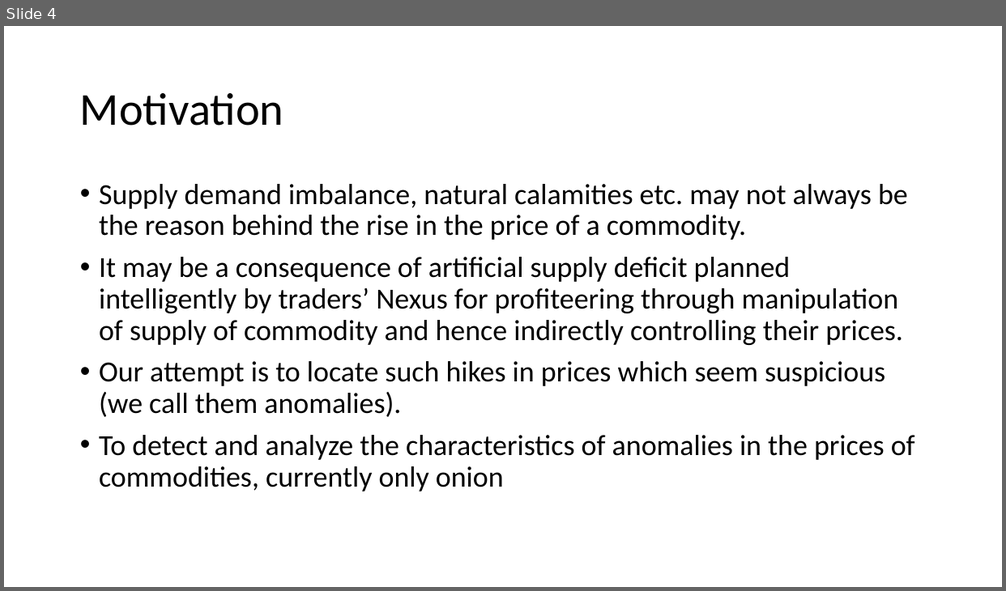
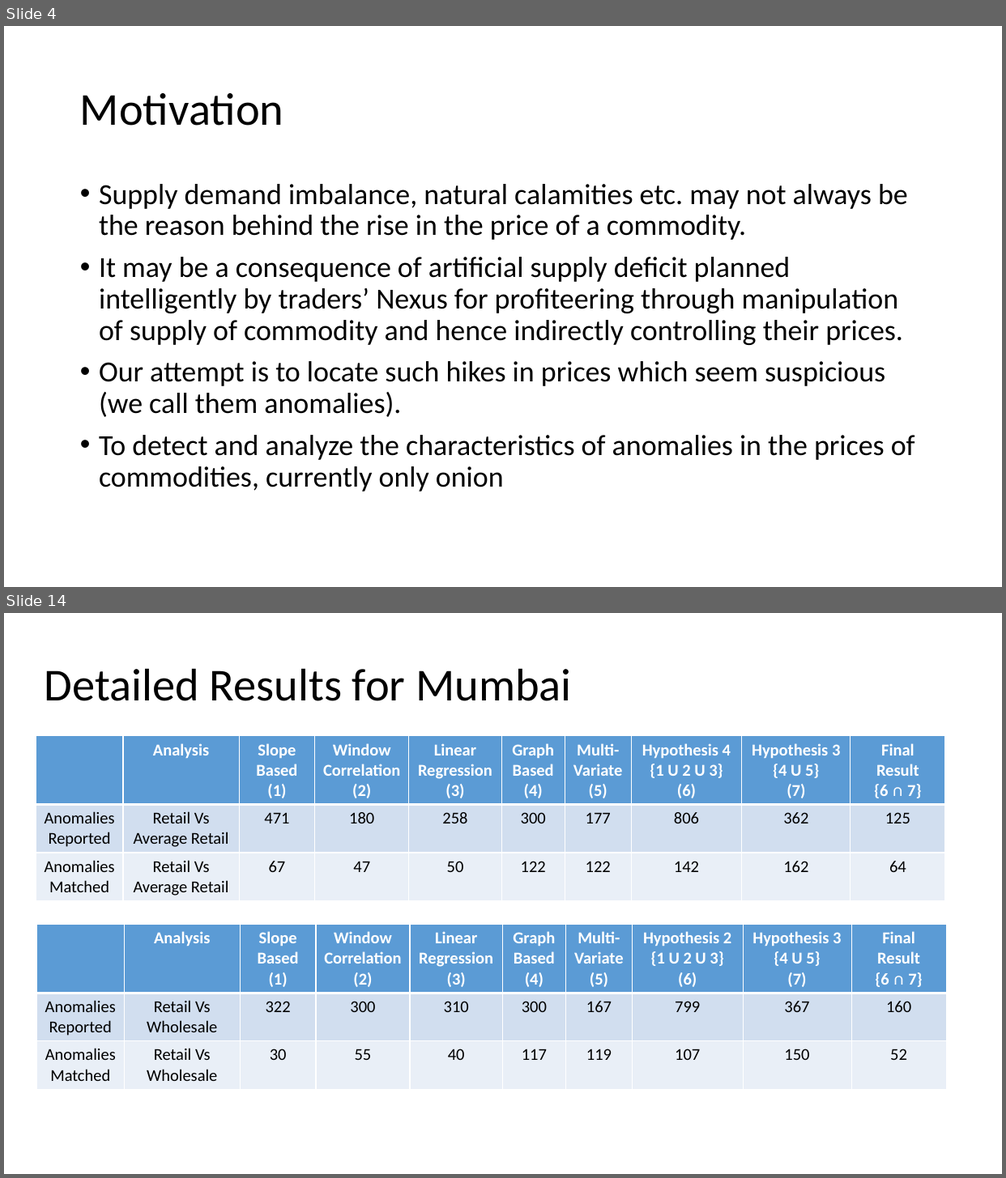
Before and after one commit to baldvaritesh/mtp, a slide deck: thesisPresentation/Thesis.pptx. Shown one above the other, each under a label of ours: slide 4 before the commit, slides 4 and 14 after it; the slides between them are not shown. The pictures are 1006x591 and 1006x1178 pixels, drawn with LibreOffice and Linux fonts; fonts in the diff are those of the drawing. Boxes give left, top, right and bottom in pixels: in the first picture for what was removed or moved away, otherwise in the second. Text is boxed around its words. In the diff, an @@ line names an element or a change of style, - is before the commit and + after.

```diff
--- a/thesisPresentation/Thesis.pptx
+++ b/thesisPresentation/Thesis.pptx
@@ slide 14 added at box(4, 613, 1002, 1174), background #FFFFFF @@
@@ title added at box(44, 668, 572, 701), 44 pt, text #000000 @@
+Detailed Results for Mumbai
@@ table added at box(36, 736, 947, 899), 3 rows, 10 columns @@
+ | Analysis | Slope / Based / (1) | Window / Correlation / (2) | Linear / Regression / (3) | Graph / Based / (4) | Multi- / Variate / (5) | Hypothesis 4 / {1 U 2 U 3} / (6) | Hypothesis 3 / {4 U 5} / (7) | Final / Result / {6 ∩ 7}
+Anomalies / Reported | Retail Vs / Average Retail | 471 | 180 | 258 | 300 | 177 | 806 | 362 | 125
+Anomalies Matched | Retail Vs / Average Retail | 67 | 47 | 50 | 122 | 122 | 142 | 162 | 64
@@ table added at box(37, 924, 948, 1087), 3 rows, 10 columns @@
+ | Analysis | Slope / Based / (1) | Window / Correlation / (2) | Linear / Regression / (3) | Graph / Based / (4) | Multi- / Variate / (5) | Hypothesis 2 / {1 U 2 U 3} / (6) | Hypothesis 3 / {4 U 5} / (7) | Final / Result / {6 ∩ 7}
+Anomalies / Reported | Retail Vs / Wholesale | 322 | 300 | 310 | 300 | 167 | 799 | 367 | 160
+Anomalies Matched | Retail Vs / Wholesale | 30 | 55 | 40 | 117 | 119 | 107 | 150 | 52
```
Also in this commit, not shown: 1 slide changed, 15 other slides added, 1 slide removed, 11 other files.
